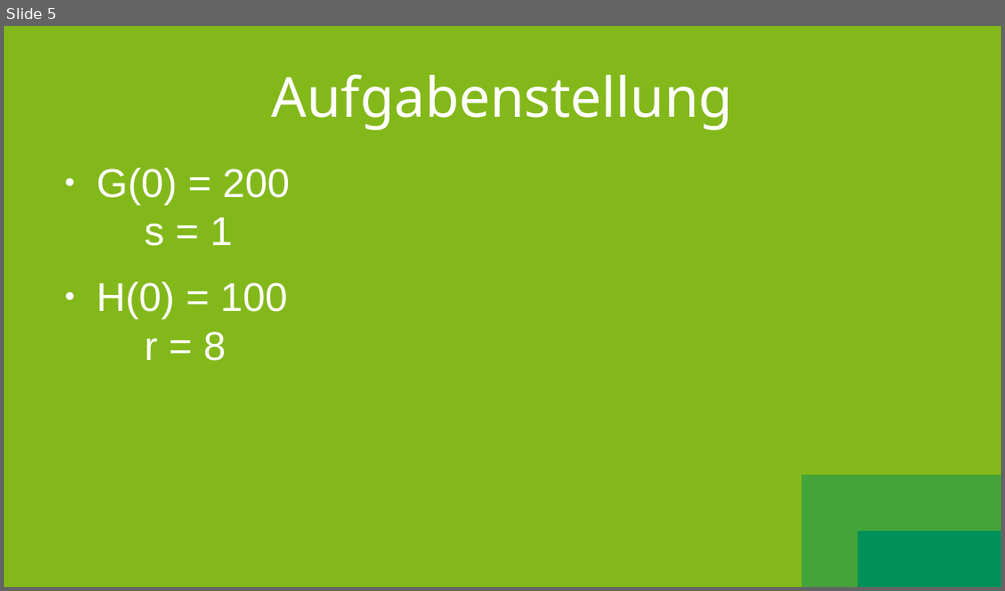
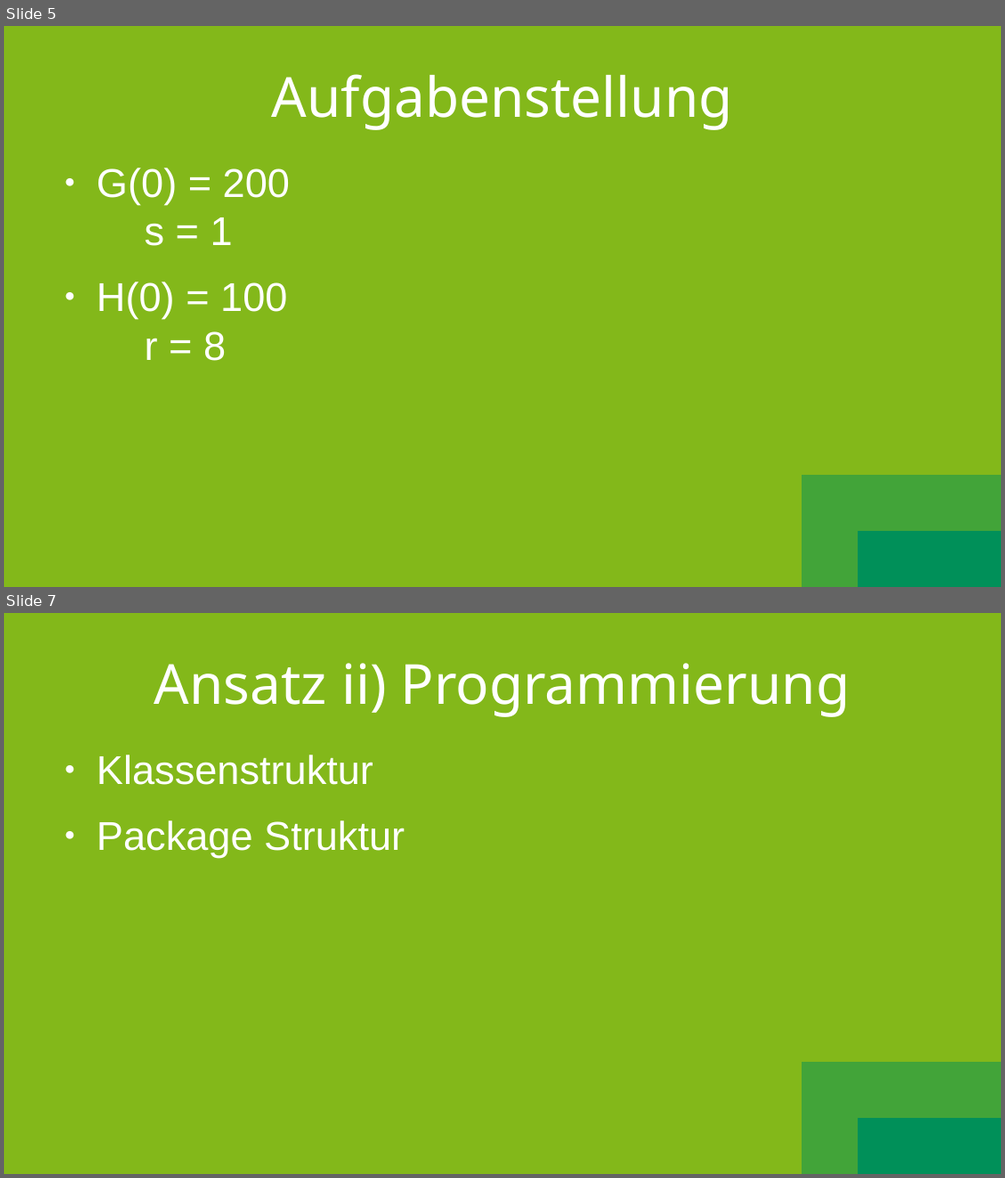
Before and after one commit to SootDan/LanchesterModell, a slide deck: Prasentation.odp. Shown one above the other, each under a label of ours: slide 5 before the commit, slides 5 and 7 after it; the slides between them are not shown. The pictures are 1005x591 and 1005x1178 pixels, drawn with LibreOffice and Linux fonts; fonts in the diff are those of the drawing. Boxes give left, top, right and bottom in pixels: in the first picture for what was removed or moved away, otherwise in the second. Text is boxed around its words. In the diff, an @@ line names an element or a change of style, - is before the commit and + after.

```diff
--- a/Prasentation.odp
+++ b/Prasentation.odp
@@ slide 7 added at [4, 613, 1001, 1174], background gradient #009059 to #42A439 to #83B81A @@
@@ title added at [154, 663, 850, 717], 44 pt, text #FFFFFF @@
+Ansatz ii) Programmierung
@@ text added at [97, 755, 404, 858], 32 pt, text #FFFFFF @@
+● Klassenstruktur
+● Package Struktur
```
Also in this commit, not shown: 2 slides changed, 2 other slides added, 6 other files.
